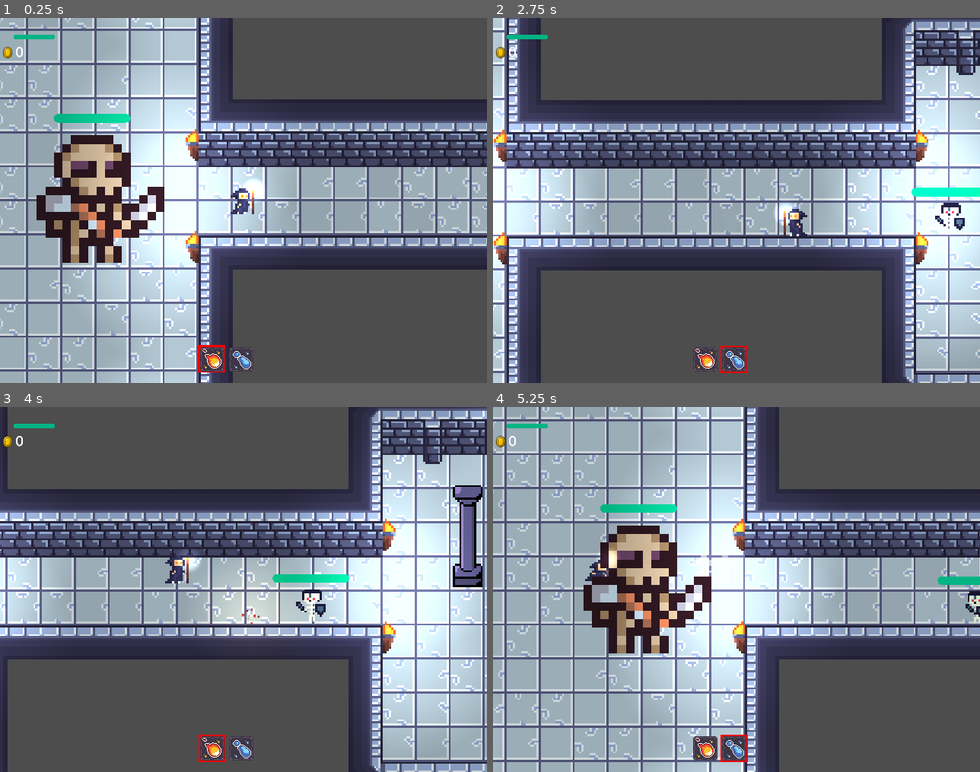
Above: before the commit, frames 1-4 (two rows, left to right).
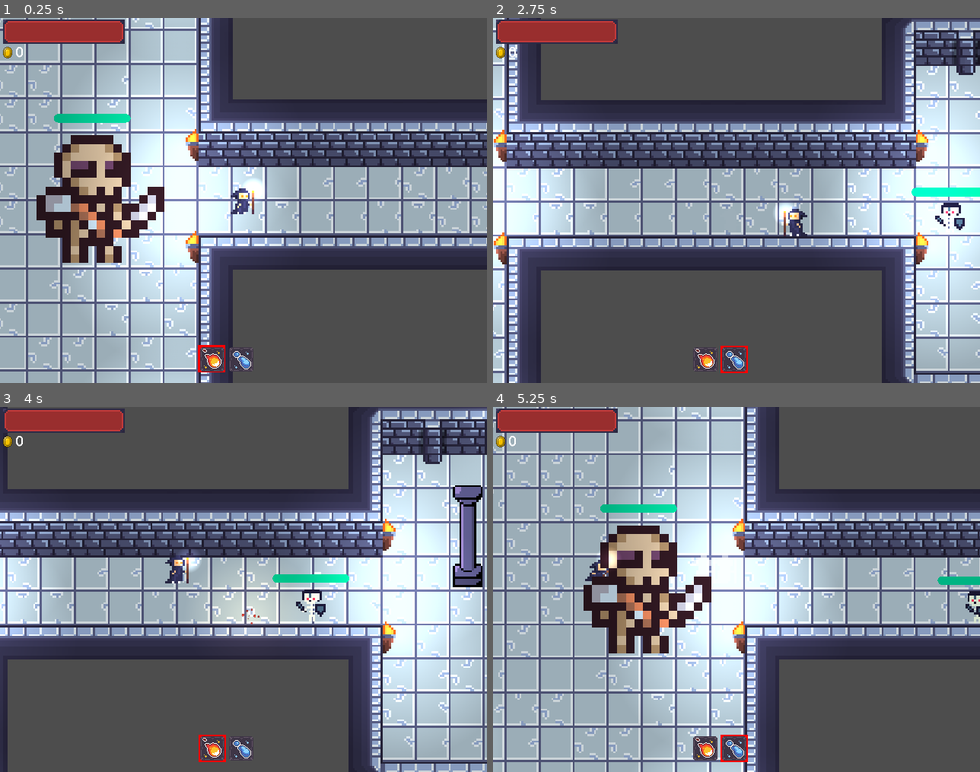
Above: after the commit, the same moments.

Repository: always-hehe-devs/top-down-game
Game: Godot game, scene res://World.tscn
The game is run twice, just before and just after one commit, with the same random seed, the same clock (stepped at 60 frames per second) and the same inputs.
Inputs (mouse positions are in pixels of both pictures, inside the frame that each line leads up to):
- Up to frame 1 (0.25 s): no input
- Up to frame 2 (2.75 s): tap Enter at 0.5 s; move the mouse to (843, 182) at 0.52 s; hold D (right) 0.53-1.28 s; tap Q (attack_1) at 0.6 s; move the mouse to (639, 218) at 1.27 s; hold S (down) 1.28-2.03 s; tap E (attack_2) at 1.35 s; move the mouse to (785, 120) at 2.02 s; hold D (right) from 2.03 s (still down); hold Space (dash) from 2.03 s (still down)
- Up to frame 3 (4 s): move the mouse to (219, 662) at 2.77 s; release D (right) at 2.78 s; release Space (dash) at 2.78 s; hold W (up) 2.78-3.53 s; click (219, 662) at 2.85 s; move the mouse to (389, 644) at 3.52 s; hold A (left) from 3.53 s (still down); tap Q (attack_1) at 3.6 s
- Up to frame 4 (5.25 s): move the mouse to (590, 534) at 4.27 s; tap E (attack_2) at 4.35 s; move the mouse to (760, 589) at 5.02 s; release A (left) at 5.03 s; hold S (down) from 5.03 s (still down); hold Space (dash) from 5.03 s (still down)

The runs differ from the first frame. In frame 1, 1.7% of the frame differs, in the area x 0-26%, y 0-8%; in frame 2, 1.7%; in frame 3, 1.7%, in the area x 0-92%, y 0-13%; in frame 4, 1.7%.

Commit message:
Added health bar asset

Diff:
--- a/hud.tscn
+++ b/hud.tscn
@@ -1,25 +1,12 @@
-[gd_scene load_steps=7 format=3 uid="uid://18c32k00y3tv"]
+[gd_scene load_steps=8 format=3 uid="uid://18c32k00y3tv"]
 
 [ext_resource type="Script" path="res://Hud.gd" id="1_2a0or"]
 [ext_resource type="Texture2D" uid="uid://efeq56o6fshl" path="res://assets/tile002.png" id="1_swh3h"]
 [ext_resource type="Texture2D" uid="uid://bvfl7etppcsab" path="res://assets/tile000.png" id="2_kuvt4"]
 [ext_resource type="Texture2D" uid="uid://bdka2ey2vj2t3" path="res://assets/coin.png" id="4_sxfg6"]
-
-[sub_resource type="StyleBoxFlat" id="StyleBoxFlat_1t1yi"]
-bg_color = Color(0, 0, 0, 1)
-corner_radius_top_left = 2
-corner_radius_top_right = 2
-corner_radius_bottom_right = 2
-corner_radius_bottom_left = 2
-anti_aliasing = false
-
-[sub_resource type="StyleBoxFlat" id="StyleBoxFlat_fd0os"]
-bg_color = Color(0, 0.705882, 0.513726, 1)
-corner_radius_top_left = 2
-corner_radius_top_right = 2
-corner_radius_bottom_right = 2
-corner_radius_bottom_left = 2
-anti_aliasing = false
+[ext_resource type="Texture2D" uid="uid://dk1vw5bj4ap8l" path="res://assets/gui/health_bar_under.png" id="5_ynfdr"]
+[ext_resource type="Texture2D" uid="uid://bw2ueptu2ird8" path="res://assets/gui/health_bar.png" id="6_vkhdb"]
+[ext_resource type="Texture2D" uid="uid://g2kpj4gr1f12" path="res://assets/gui/health_bar_over.png" id="7_i5lsr"]
 
 [node name="HUD" type="CanvasLayer"]
 scale = Vector2(0.5, 0.5)
@@ -43,17 +30,6 @@
 position = Vector2(279, 449)
 texture = ExtResource("2_kuvt4")
 
-[node name="ProgressBar" type="ProgressBar" parent="."]
-unique_name_in_owner = true
-offset_left = 18.0
-offset_top = 22.0
-offset_right = 72.0
-offset_bottom = 28.0
-theme_override_styles/background = SubResource("StyleBoxFlat_1t1yi")
-theme_override_styles/fill = SubResource("StyleBoxFlat_fd0os")
-value = 100.0
-show_percentage = false
-
 [node name="Control" type="Control" parent="."]
 layout_mode = 3
 anchors_preset = 0
@@ -62,6 +38,7 @@
 
 [node name="MoneyLabel" type="Label" parent="Control"]
 unique_name_in_owner = true
+layout_mode = 0
 offset_left = 20.0
 offset_top = 31.0
 offset_right = 34.0
@@ -72,3 +49,17 @@
 [node name="Sprite2D" type="Sprite2D" parent="Control"]
 position = Vector2(10, 46)
 texture = ExtResource("4_sxfg6")
+
+[node name="ProgressBar" type="TextureProgressBar" parent="."]
+unique_name_in_owner = true
+texture_filter = 1
+offset_left = 4.0
+offset_top = 2.0
+offset_right = 84.0
+offset_bottom = 42.0
+scale = Vector2(2, 2)
+value = 100.0
+texture_under = ExtResource("5_ynfdr")
+texture_over = ExtResource("6_vkhdb")
+texture_progress = ExtResource("7_i5lsr")
+texture_progress_offset = Vector2(2, 0)
Binary file added: assets/gui/health_bar.png
Not shown, added: assets/gui/health_bar.png.import
Binary file added: assets/gui/health_bar_over.png
Not shown, added: assets/gui/health_bar_over.png.import
Binary file added: assets/gui/health_bar_under.png
Not shown, added: assets/gui/health_bar_under.png.import
Binary file changed: assets/my_sheets.png
